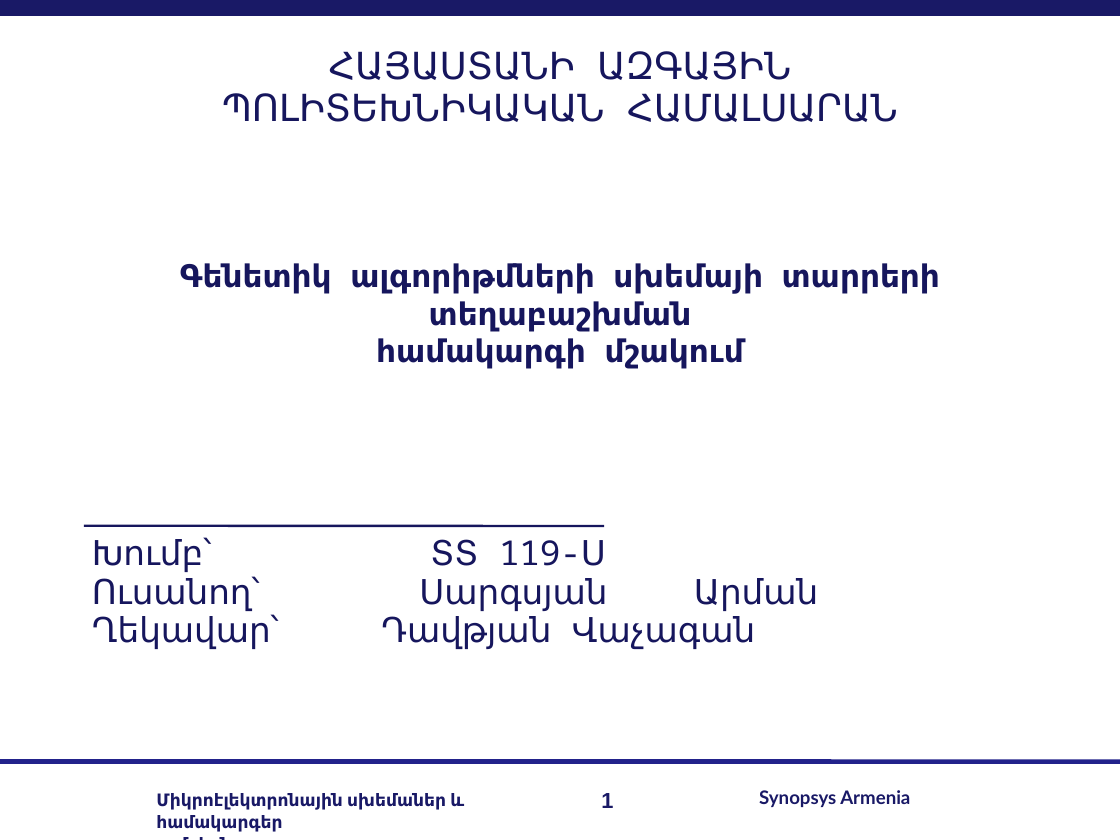
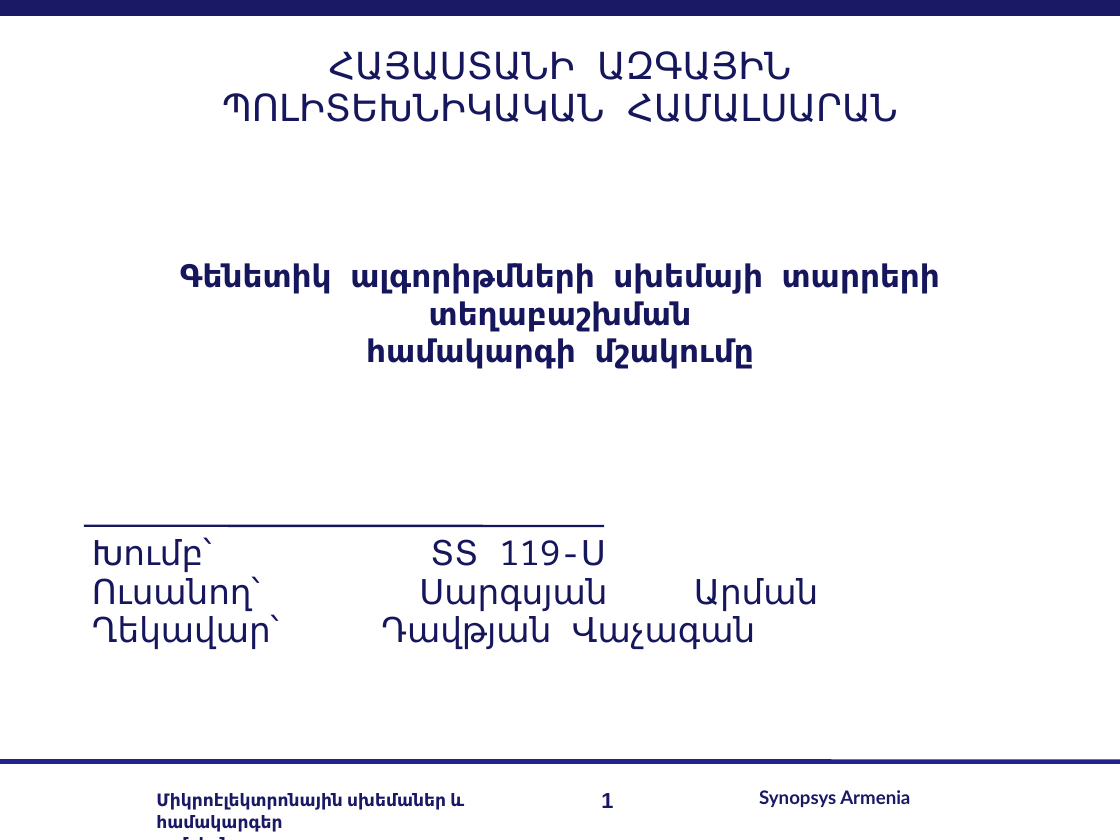
Before and after one commit to lomikist/diploma, a slide deck: slide 1 of reserches/հիմնական/Arman Sargsyan.odp. Drawn at 1120x840 pixels with LibreOffice and Linux fonts; fonts in the diff are those of the drawing; background and template pictures are left out. Boxes give left, top, right and bottom in pixels: in the first picture for what was removed or moved away, otherwise in the second. Text is boxed around its words. In the diff, an @@ line names an element or a change of style, - is before the commit and + after.

```diff
--- a/reserches/հիմնական/Arman Sargsyan.odp
+++ b/reserches/հիմնական/Arman Sargsyan.odp
@@ title at [180, 263, 940, 369]: text changed @@
-Գենետիկ ալգորիթմների սխեմայի տարրերի տեղաբաշխման
-համակարգի մշակում
+Գենետիկ ալգորիթմների սխեմայի տարրերի տեղաբաշխման
+համակարգի մշակումը
```
Also in this commit, not shown: 8 other slides changed, 1 slide added, 1 slide removed, 4 other files.
